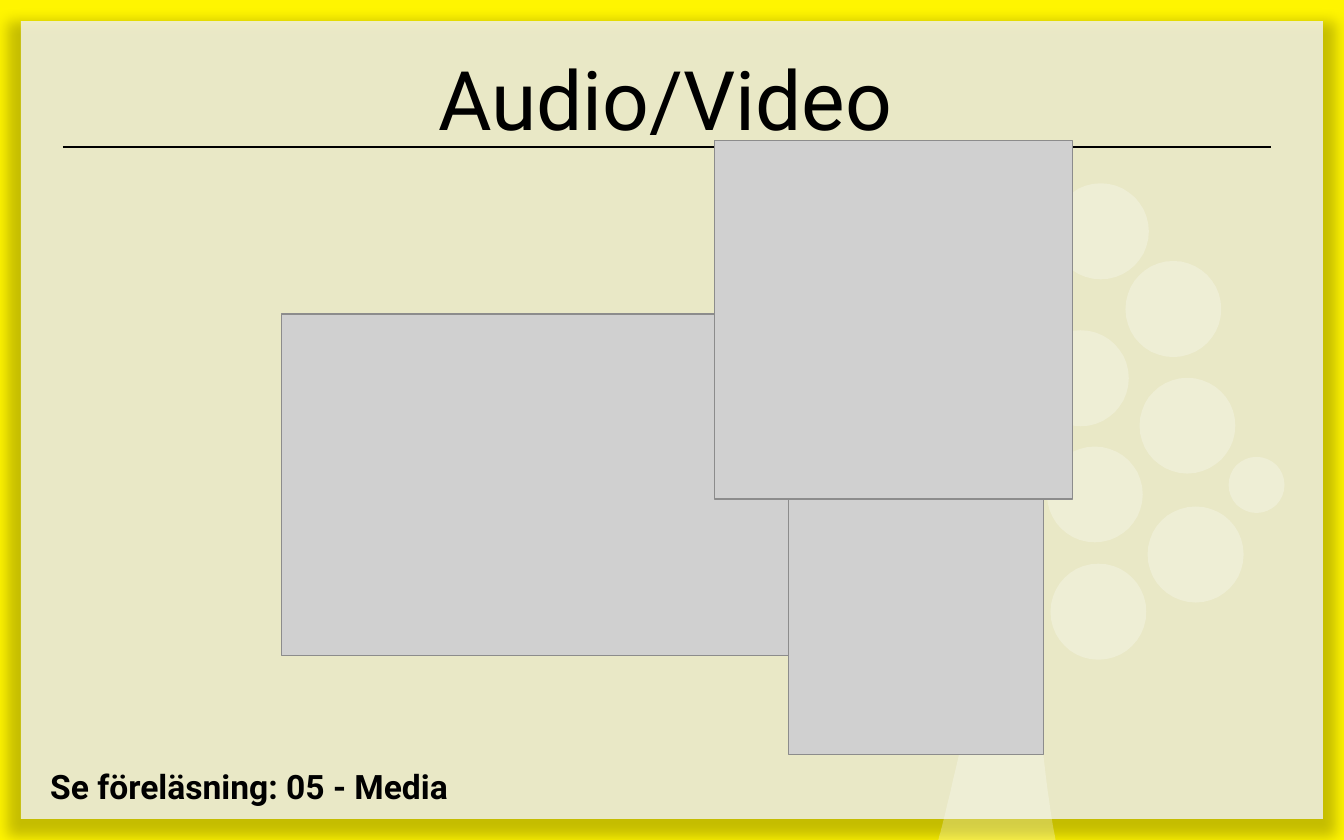
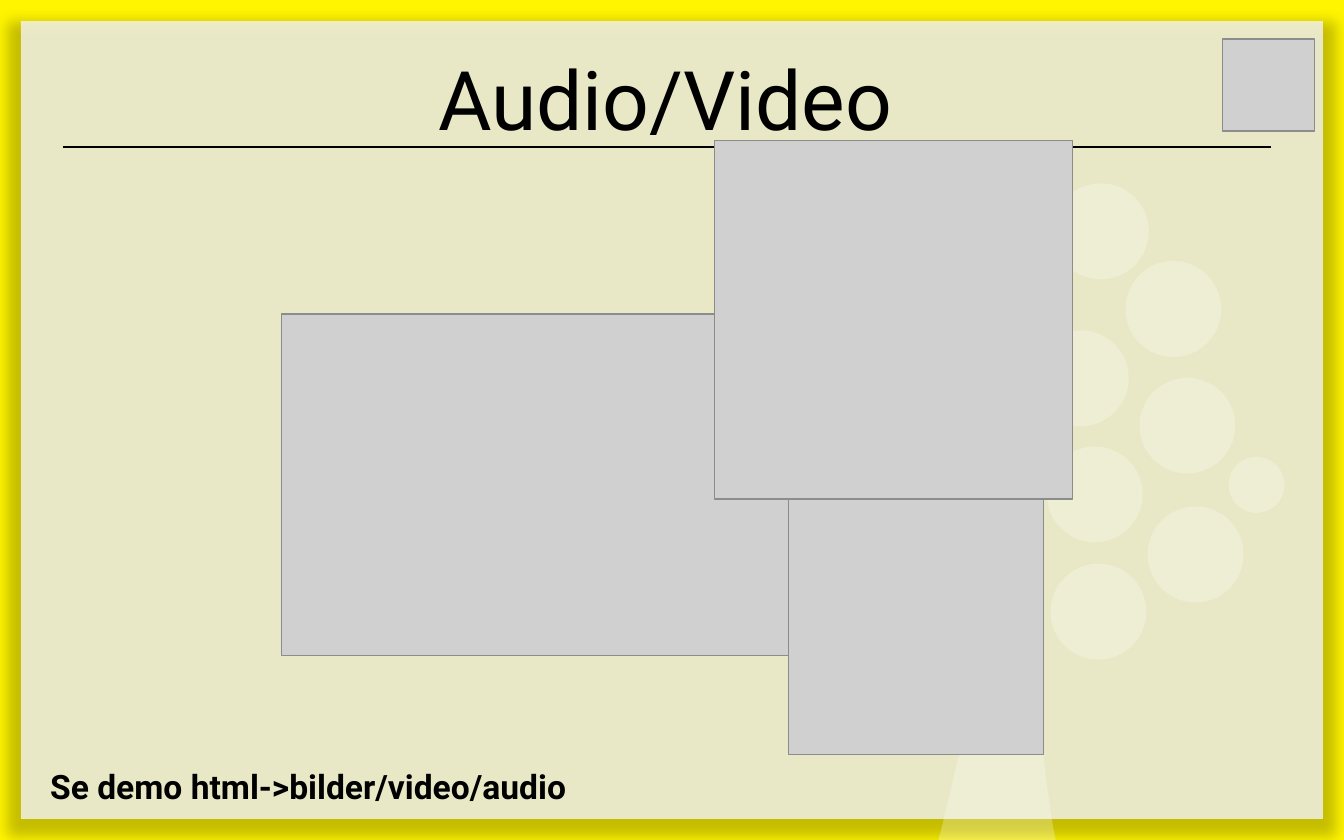
Before and after one commit to 1ik415/Kursmaterial, a slide deck: slide 35 of Föreläsningar/F06 - HTML5.pptx. Drawn at 1344x840 pixels with LibreOffice and Linux fonts; fonts in the diff are those of the drawing; grey boxes stand for pictures. Boxes give left, top, right and bottom in pixels: in the first picture for what was removed or moved away, otherwise in the second. Text is boxed around its words. In the diff, an @@ line names an element or a change of style, - is before the commit and + after.

```diff
--- a/Föreläsningar/F06 - HTML5.pptx
+++ b/Föreläsningar/F06 - HTML5.pptx
@@ picture added at <box>1222,39,1314,132</box> @@
@@ text at <box>50,773,566,801</box>: text changed @@
-Se föreläsning: 05 - Media
+Se demo html->bilder/video/audio
```
Also in this commit, not shown: 9 other slides changed.
